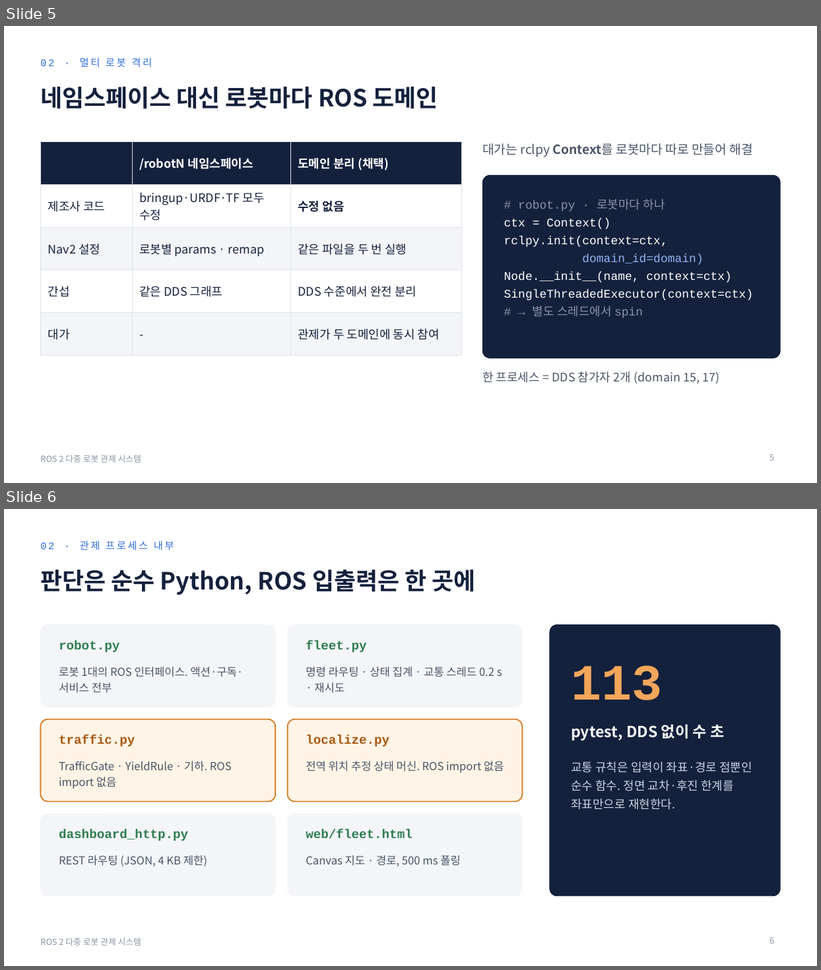
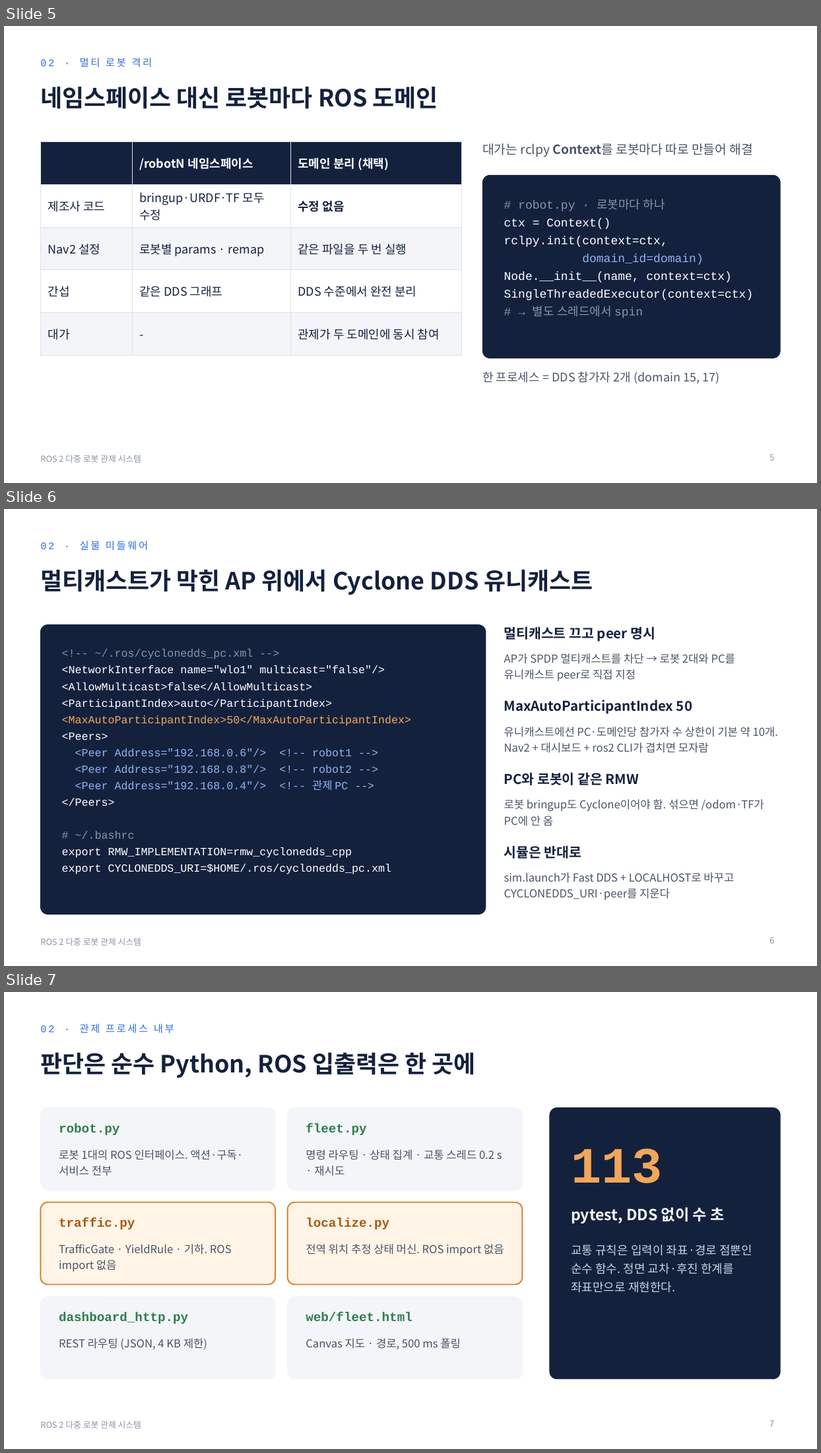
Before and after one commit to realdevwoong/giddongcar, a slide deck: docs/giddongcar_관제시스템_발표.pptx. Shown one above the other, each under a label of ours: slides 5 and 6 before the commit, slides 5, 6 and 7 after it. The pictures are 821x970 and 821x1453 pixels, drawn with LibreOffice and Linux fonts; fonts in the diff are those of the drawing. Boxes give left, top, right and bottom in pixels: in the first picture for what was removed or moved away, otherwise in the second. Text is boxed around its words. In the diff, an @@ line names an element or a change of style, - is before the commit and + after.

```diff
--- a/docs/giddongcar_관제시스템_발표.pptx
+++ b/docs/giddongcar_관제시스템_발표.pptx
@@ slide 6 added at bbox=[4, 509, 817, 966], background #FFFFFF; not listed: 1 template element that a slide beside it also shows @@
@@ text added at bbox=[40, 541, 148, 551], 12 pt, text #2F6FDB @@
+02 · 실물 미들웨어
@@ title added at bbox=[40, 570, 593, 595], 28 pt, text #14213D, bold @@
+멀티캐스트가 막힌 AP 위에서 Cyclone DDS 유니캐스트
@@ rounded rectangle added at bbox=[40, 625, 486, 915], fill #14213D, outline #14213D 0.75 pt @@
@@ text added at bbox=[504, 626, 655, 642], 16 pt, text #14213D, bold @@
+멀티캐스트 끄고 peer 명시
@@ text added at bbox=[62, 649, 411, 875], 13 pt, text #FFFFFF @@
+<!-- ~/.ros/cyclonedds_pc.xml -->
+<NetworkInterface name="wlo1" multicast="false"/>
+<AllowMulticast>false</AllowMulticast>
+<ParticipantIndex>auto</ParticipantIndex>
+<MaxAutoParticipantIndex>50</MaxAutoParticipantIndex>
+<Peers>
+<Peer Address="192.168.0.6"/> <!-- robot1 -->
+<Peer Address="192.168.0.8"/> <!-- robot2 -->
+<Peer Address="192.168.0.4"/> <!-- 관제 PC -->
+</Peers>
+# ~/.bashrc
+export RMW_IMPLEMENTATION=rmw_cyclonedds_cpp
+export CYCLONEDDS_URI=$HOME/.ros/cyclonedds_pc.xml
@@ text added at bbox=[504, 654, 735, 681], 13 pt, text #4A5568 @@
+AP가 SPDP 멀티캐스트를 차단 → 로봇 2대와 PC를 유니캐스트 peer로 직접 지정
@@ text added at bbox=[504, 700, 692, 714], 16 pt, text #14213D, bold @@
+MaxAutoParticipantIndex 50
@@ text added at bbox=[504, 727, 778, 753], 13 pt, text #4A5568 @@
+유니캐스트에선 PC·도메인당 참가자 수 상한이 기본 약 10개. Nav2 + 대시보드 + ros2 CLI가 겹치면 모자람
@@ text added at bbox=[504, 772, 639, 786], 16 pt, text #14213D, bold @@
+PC와 로봇이 같은 RMW
@@ text added at bbox=[504, 799, 764, 826], 13 pt, text #4A5568 @@
+로봇 bringup도 Cyclone이어야 함. 섞으면 /odom·TF가 PC에 안 옴
@@ text added at bbox=[504, 846, 582, 859], 16 pt, text #14213D, bold @@
+시뮬은 반대로
@@ text added at bbox=[504, 873, 734, 900], 13 pt, text #4A5568 @@
+sim.launch가 Fast DDS + LOCALHOST로 바꾸고 CYCLONEDDS_URI·peer를 지운다
@@ page number added at bbox=[770, 937, 774, 944], 10 pt, text #8A94A6 @@
+6
@@ what was slide 6 is now slide 7 @@
@@ page number at bbox=[770, 1420, 774, 1427]: text changed @@
-6
+7
```
Also in this commit, not shown: 1 other slide added, 1 other file.
